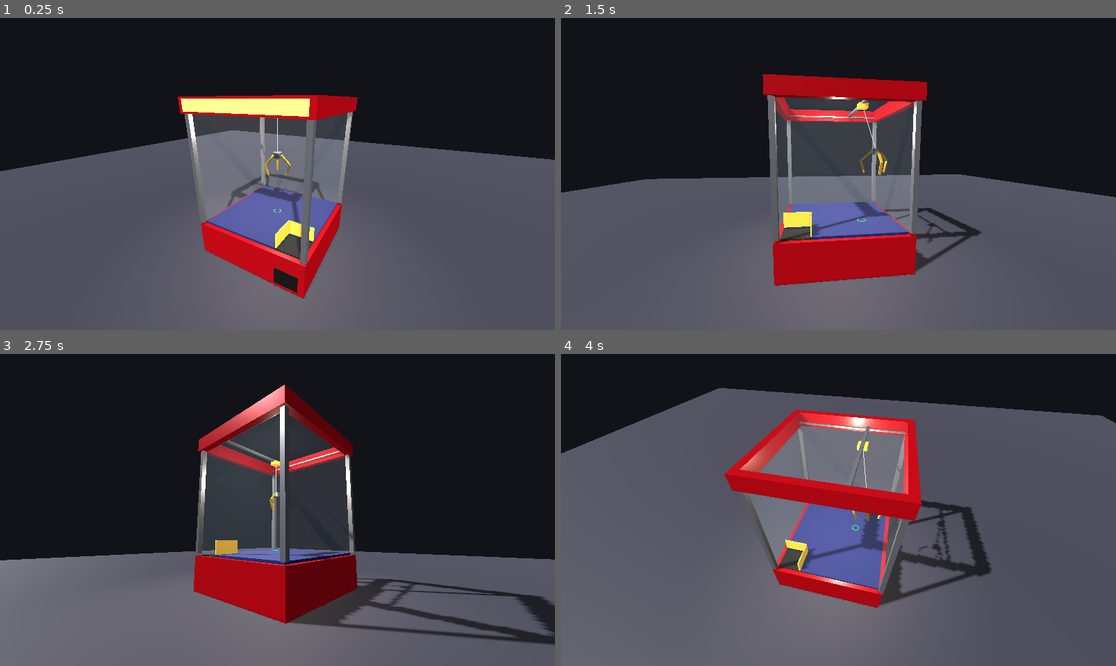
Above: before the commit, frames 1-4 (two rows, left to right).
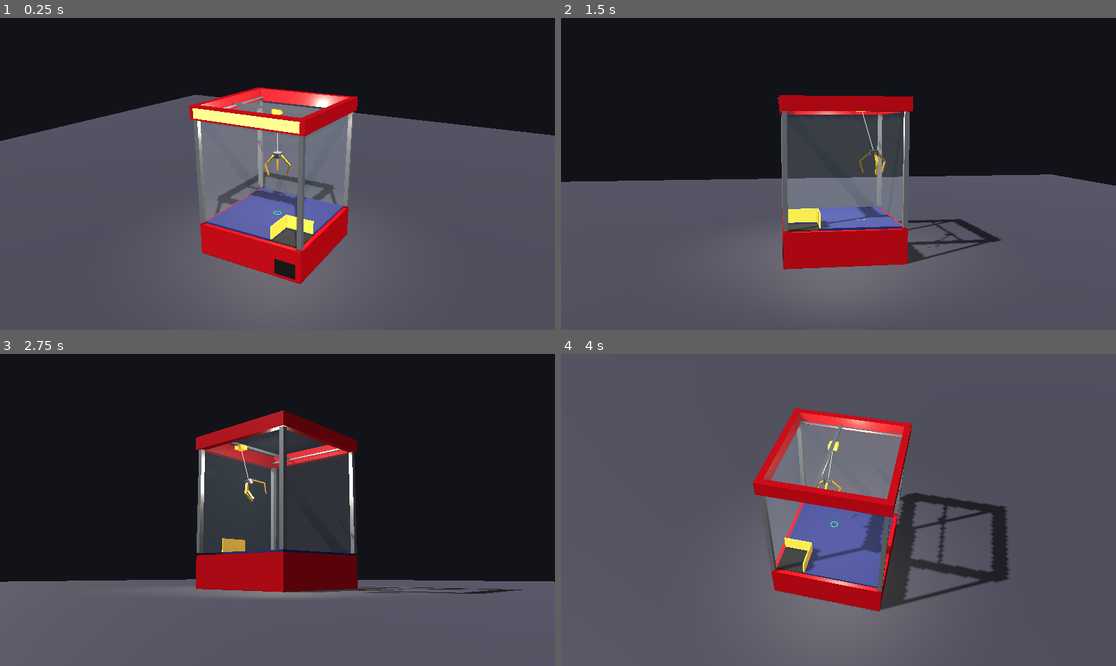
Above: after the commit, the same moments.

Repository: jdwarr3n/comp460-example-game
Game: Godot game, scene res://main.tscn
Two runs of this game, one before a commit and one after it. Both use one fixed random seed, a clock stepped at 60 frames per second and the inputs below.
Inputs (mouse positions are in pixels of both pictures, inside the frame that each line leads up to):
- Up to frame 1 (0.25 s): no input
- Up to frame 2 (1.5 s): tap Enter at 0.5 s; move the mouse to (960, 158) at 0.52 s; hold Right 0.53-1.28 s; tap R at 0.6, 1.35 s; click (960, 158) at 0.67 s; tap Space at 0.77 s; move the mouse to (727, 189) at 1.27 s; hold Down from 1.28 s (still down)
- Up to frame 3 (2.75 s): tap Space at 1.52 s; move the mouse to (333, 441) at 2.02 s; release Down at 2.03 s; hold Right from 2.03 s (still down); tap R at 2.1 s
- Up to frame 4 (4 s): move the mouse to (810, 572) at 2.77 s; release Right at 2.78 s; hold Up 2.78-3.53 s; tap R at 2.85, 3.6 s; click (810, 572) at 2.92 s; tap Space at 3.02, 3.77 s; move the mouse to (1005, 556) at 3.52 s; hold Left from 3.53 s (still down)

The runs differ from the first frame. In frame 1, 14% of the frame differs, in the area x 0-100%, y 22-90%; in frame 2, 11%; in frame 3, 16%; in frame 4, 27%, in the area x 0-100%, y 0-83%.

Commit message:
Claw 460: narrower camera lens, larger chute
Changes the lens from 75 to 38 degrees and moves the camera back, which cuts
on-screen distortion by about half. Resizes the chute so a dropped ball clears
its walls, and fixes the notch where the walls meet.

Co-Authored-By: Claude Opus 5.5 <noreply@anthropic.com>

Diff:
--- a/cabinet/cabinet.tscn
+++ b/cabinet/cabinet.tscn
@@ -40,35 +40,35 @@
 
 [sub_resource type="BoxMesh" id="mesh_1"]
 material = SubResource("felt_material")
-size = Vector3(1.85, 0.05, 2.4)
+size = Vector3(1.735, 0.05, 2.4)
 
 [sub_resource type="BoxShape3D" id="shape_1"]
-size = Vector3(1.85, 0.05, 2.4)
+size = Vector3(1.735, 0.05, 2.4)
 
 [sub_resource type="BoxMesh" id="mesh_2"]
 material = SubResource("felt_material")
-size = Vector3(0.55, 0.05, 1.85)
+size = Vector3(0.665, 0.05, 1.735)
 
 [sub_resource type="BoxShape3D" id="shape_2"]
-size = Vector3(0.55, 0.05, 1.85)
+size = Vector3(0.665, 0.05, 1.735)
 
 [sub_resource type="BoxMesh" id="mesh_3"]
 material = SubResource("dark_material")
-size = Vector3(0.55, 0.01, 0.55)
+size = Vector3(0.665, 0.01, 0.665)
 
 [sub_resource type="BoxMesh" id="mesh_4"]
 material = SubResource("chute_material")
-size = Vector3(0.03, 0.3, 0.55)
+size = Vector3(0.03, 0.3, 0.68)
 
 [sub_resource type="BoxShape3D" id="shape_4"]
-size = Vector3(0.03, 0.3, 0.55)
+size = Vector3(0.03, 0.3, 0.68)
 
 [sub_resource type="BoxMesh" id="mesh_5"]
 material = SubResource("chute_material")
-size = Vector3(0.55, 0.3, 0.03)
+size = Vector3(0.68, 0.3, 0.03)
 
 [sub_resource type="BoxShape3D" id="shape_5"]
-size = Vector3(0.55, 0.3, 0.03)
+size = Vector3(0.68, 0.3, 0.03)
 
 [sub_resource type="BoxMesh" id="mesh_6"]
 material = SubResource("metal_material")
@@ -168,7 +168,7 @@
 mesh = SubResource("mesh_0")
 
 [node name="FloorMain" type="StaticBody3D" parent="."]
-transform = Transform3D(1, 0, 0, 0, 1, 0, 0, 0, 1, -0.275, -0.025, 0)
+transform = Transform3D(1, 0, 0, 0, 1, 0, 0, 0, 1, -0.3325, -0.025, 0)
 
 [node name="Mesh" type="MeshInstance3D" parent="FloorMain"]
 mesh = SubResource("mesh_1")
@@ -177,7 +177,7 @@
 shape = SubResource("shape_1")
 
 [node name="FloorSide" type="StaticBody3D" parent="."]
-transform = Transform3D(1, 0, 0, 0, 1, 0, 0, 0, 1, 0.925, -0.025, -0.275)
+transform = Transform3D(1, 0, 0, 0, 1, 0, 0, 0, 1, 0.8675, -0.025, -0.3325)
 
 [node name="Mesh" type="MeshInstance3D" parent="FloorSide"]
 mesh = SubResource("mesh_2")
@@ -186,11 +186,11 @@
 shape = SubResource("shape_2")
 
 [node name="ChuteHole" type="MeshInstance3D" parent="."]
-transform = Transform3D(1, 0, 0, 0, 1, 0, 0, 0, 1, 0.925, -0.04, 0.925)
+transform = Transform3D(1, 0, 0, 0, 1, 0, 0, 0, 1, 0.8675, -0.04, 0.8675)
 mesh = SubResource("mesh_3")
 
 [node name="ChuteWallA" type="StaticBody3D" parent="."]
-transform = Transform3D(1, 0, 0, 0, 1, 0, 0, 0, 1, 0.65, 0.15, 0.925)
+transform = Transform3D(1, 0, 0, 0, 1, 0, 0, 0, 1, 0.535, 0.15, 0.86)
 
 [node name="Mesh" type="MeshInstance3D" parent="ChuteWallA"]
 mesh = SubResource("mesh_4")
@@ -199,7 +199,7 @@
 shape = SubResource("shape_4")
 
 [node name="ChuteWallB" type="StaticBody3D" parent="."]
-transform = Transform3D(1, 0, 0, 0, 1, 0, 0, 0, 1, 0.925, 0.15, 0.65)
+transform = Transform3D(1, 0, 0, 0, 1, 0, 0, 0, 1, 0.86, 0.15, 0.535)
 
 [node name="Mesh" type="MeshInstance3D" parent="ChuteWallB"]
 mesh = SubResource("mesh_5")
--- a/camera/orbit_camera.gd
+++ b/camera/orbit_camera.gd
@@ -5,13 +5,13 @@
 @export var target := Vector3(0, 1.0, 0) ## The point the camera looks at.
 @export var longitude := 30.0 ## Degrees around the cabinet.
 @export var latitude := 20.0 ## Degrees above the horizon.
-@export var radius := 4.8 ## Distance from the target.
+@export var radius := 10.5 ## Distance from the target.
 @export var turn_speed := 70.0 ## Degrees per second.
-@export var zoom_step := 0.3 ## Radius change per wheel click.
+@export var zoom_step := 0.6 ## Radius change per wheel click.
 @export var min_latitude := -8.0 ## Keeps the camera above the floor.
 @export var max_latitude := 80.0 ## Keeps the camera from flipping over the top.
-@export var min_radius := 3.4
-@export var max_radius := 11.0
+@export var min_radius := 7.0
+@export var max_radius := 22.0
 
 
 func _ready() -> void:
--- a/main.tscn
+++ b/main.tscn
@@ -43,6 +43,7 @@
 [node name="Cabinet" parent="." instance=ExtResource("cabinet")]
 
 [node name="Camera" type="Camera3D" parent="."]
+fov = 38.0
 script = ExtResource("camera")
 
 [node name="Claw" parent="." instance=ExtResource("claw")]
Not shown, changed: notes/claw-design.md
Not shown, changed: notes/claw-plan.md
